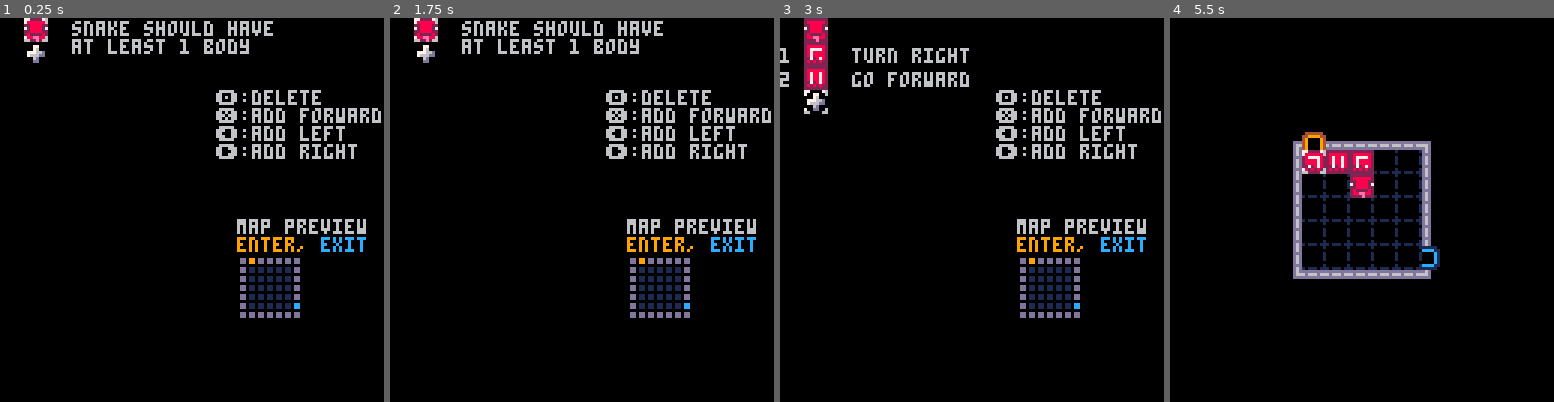
Above: before the commit, frames 1-4 (left to right).
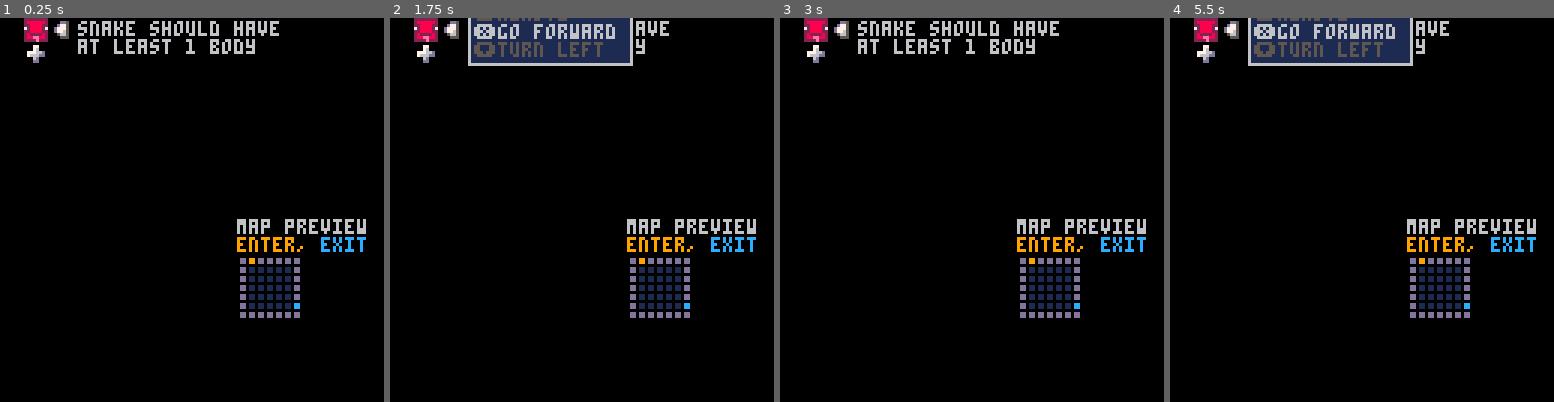
Above: after the commit, the same moments.

Repository: chj990707/wyrm
Game: PICO-8 cartridge wyrm.p8
Two runs of this game, one before a commit and one after it. Both use one fixed random seed, a clock stepped at 60 frames per second and the inputs below.
Inputs:
- Up to frame 1 (0.25 s): no input
- Up to frame 2 (1.75 s): tap X (X key) at 0.33, 1.07 s; tap O (Z key) at 0.7, 1.7 s; hold Right from 1.6 s (still down)
- Up to frame 3 (3 s): tap X (X key) at 1.85, 2.97 s; release Right at 2.1 s; tap O (Z key) at 2.1, 2.5, 2.9 s; hold Up 2.15-2.42 s; hold Right from 2.47 s (still down)
- Up to frame 4 (5.5 s): release Right at 3.03 s; hold Left 3.08-3.58 s; tap O (Z key) every 0.4 s from 3.3 to 5.3 s; hold Down 3.63-3.97 s; hold Right 4.02-4.68 s; tap X (X key) at 4.08, 5.2 s; hold Up 4.73-5.03 s; hold Left from 5.08 s (still down)

The runs differ from the first frame. In frame 1, 4.2% of the frame differs, in the area x 6-100%, y 0-37%; in frame 2, 8.0%; in frame 3, 6.4%; in frame 4, 15%, in the area x 6-96%, y 0-79%.

Commit message:
UI improved

Diff:
--- a/wyrm.p8
+++ b/wyrm.p8
@@ -57,7 +57,7 @@
 -->8
 function snake(x,y,dir)
 	local direction = {
-		{0,-1},
+		[0]={0,-1},
 		{-1,0},
 		{0,1},
 		{1,0}
@@ -68,7 +68,7 @@
 		body = {},
 		bodypos = {direction[dir]},
 		index = 1,
-		rotate = 1,
+		rotate = dir,
 		reset = function(self,x,y,dir)
 		 self.headx,self.heady,self.rotate,self.index=x-direction[dir][1],y-direction[dir][2],dir,1
 			self.bodypos={direction[dir],direction[dir]}
@@ -76,11 +76,11 @@
 		proceed = function(self)
 			if(self.index>#self.body) self.index = 1
 			self.body[self.index].execute(self)
-			self.rotate = (self.rotate-1)%4+1
+			self.rotate%=4
 			self.headx-=direction[self.rotate][1]
 			self.heady-=direction[self.rotate][2]
 			add(self.bodypos,direction[self.rotate],1)
-			while(#self.bodypos>#self.body+1) deli(self.bodypos,#self.bodypos)
+			while(#self.bodypos>#self.body+1) do deli(self.bodypos,#self.bodypos) end
 		end,
 		draw = function(self)
 			local bx,by=self.headx,self.heady
@@ -97,29 +97,63 @@
 end
 -->8
 function editor(snake)
+	local funcs={[0]={desc="remove"},nop(),left(),right()}
+	local subwindow = {
+		active=false,
+		body_i=1,
+		update = function(self)
+			self.active=true
+			self.body_i=1
+			yield()
+			while not btnp(❎) do
+				if btnp(⬆️) then
+					self.body_i-=1
+				elseif btnp(⬇️) then
+					self.body_i+=1
+				end
+				self.body_i%=#funcs+1
+				yield()
+			end
+			self.active=false
+		end
+	}
 	return{
 		index = 0,
 		update=function(self)
 			while true do
 				if btnp(🅾️) then
-					deli(snake.body,self.index)
+					if self.index == 0 and #snake.body>0 then
+						snake:reset(1,0,0)
+						scene = player(snake)
+						return
+					else
+						repeat
+							subwindow:update()
+							yield()
+						until not subwindow.active
+					end
+					if subwindow.body_i~=0 then
+						add(snake.body, funcs[subwindow.body_i],self.index)
+						self.index+=1
+					end
 				elseif btnp(❎) then
 					if self.index == 0 and #snake.body>0 then
-						snake:reset(1,0,1)
+						snake:reset(1,0,0)
 						scene = player(snake)
 						return
+					else
+						repeat
+							subwindow:update()
+							yield()
+						until not subwindow.active
 					end
-					add(snake.body,nop(),self.index)
-					self.index+=1
+					deli(snake.body, self.index)
+					if subwindow.body_i~=0 then
+						add(snake.body, funcs[subwindow.body_i],self.index)
+					end
 				elseif btnp(⬆️) then
 					self.index-=1
 				elseif btnp(⬇️) then
-					self.index+=1
-				elseif btnp(⬅️) then
-					add(snake.body,left(),self.index)
-					self.index+=1
-				elseif btnp(➡️) then
-					add(snake.body,right(),self.index)
 					self.index+=1
 				end
 				if 0>self.index then self.index=min(15,#snake.body+1)
@@ -134,18 +168,26 @@
 				spr(1,8,i*8)
 				print(i,0,i*8+2)
 				spr(snake.body[i].spr,8,i*8)
-				print(snake.body[i].desc,24,i*8+2)
+				print(snake.body[i].desc,26,i*8+2)
 			end
 			spr(6,8,#snake.body*8+8)
-			spr(2,8,self.index*8)
+			spr(7,16,self.index*8)
 			if self.index==0 then
 			 if #snake.body == 0 then
-			 	print("snake should have\nat least 1 body",24,1)
+			 	print("snake should have\nat least 1 body",26,1)
 			 else
-					print("press ❎ to start",24,1)
+					print("press ❎ to start",26,1)
 				end
-			end
-			print("🅾️:delete\n❎:add forward\n⬅️:add left\n➡️:add right",72,24)
+			else
+				print("🅾️:add, ❎:edit",26,1)
+			end
+			if subwindow.active then
+				rectfill(26,self.index*8-6,80,self.index*8+14,1)
+				rect(26,self.index*8-6,80,self.index*8+15,6)
+				print("⬆️"..funcs[(subwindow.body_i-1)%(#funcs+1)].desc,28,self.index*8-4,5)
+				print("❎"..funcs[subwindow.body_i].desc,28,self.index*8+2,6)
+				print("⬇️"..funcs[(subwindow.body_i+1)%(#funcs+1)].desc,28,self.index*8+8,5)
+			end
 			rectfill(79,79,100,100,0)
 			for i=0,6 do
 			 for j=0,6 do
@@ -209,14 +251,14 @@
 	}
 end
 __gfx__
-22222222222222227700007600000000000000000000000000000000000000000000000000000000000000000000000000000000000000000000000000000000
-28888882288888827000000600000000000000000000000000077000000000000000000000000000000000000000000000000000000000000000000000000000
-22888822288888820000000000700700007777000077770000076000000000000000000000000000000000000000000000000000000000000000000000000000
-728888272888888200000000007007000000070000700000077766d0000000000000000000000000000000000000000000000000000000000000000000000000
-22888822288888820000000000700700000007000070000007666dd0000000000000000000000000000000000000000000000000000000000000000000000000
-2822228222828282000000000070070000700700007007000006d000000000000000000000000000000000000000000000000000000000000000000000000000
-288ee8822828282270000006000000000000000000000000000dd000000000000000000000000000000000000000000000000000000000000000000000000000
-2222e222222222226600006600000000000000000000000000000000000000000000000000000000000000000000000000000000000000000000000000000000
+22222222222222227777777600000000000000000000000000000000000000000000000000000000000000000000000000000000000000000000000000000000
+288888822888888270000006000000000000000000000000000770000000dd500000000000000000000000000000000000000000000000000000000000000000
+22888822288888827000000600700700007777000077770000076000000d77500000000000000000000000000000000000000000000000000000000000000000
+728888272888888270000006007007000000070000700000077766d000d777500000000000000000000000000000000000000000000000000000000000000000
+22888822288888827000000600700700000007000070000007666dd000d776500000000000000000000000000000000000000000000000000000000000000000
+2822228222828282700000060070070000700700007007000006d000000566500000000000000000000000000000000000000000000000000000000000000000
+288ee8822828282270000006000000000000000000000000000dd000000055500000000000000000000000000000000000000000000000000000000000000000
+2222e222222222226666666600000000000000000000000000000000000000000000000000000000000000000000000000000000000000000000000000000000
 22222200ddddddddcccccccc22222222220000000000000000000000000000000000000000000000000000000000000000000000000000000000000000000000
 28888200d7777665c770000d28888888820000000000000000000000000000000000000000000000000000000000000000000000000000000000000000000000
 28888222d7676665c700000d28888822220000000000000000000000000000000000000000000000000000000000000000000000000000000000000000000000
Not shown, changed: the thumbnail (__label__) section of wyrm.p8
Not shown, changed: index.html
Not shown, changed: wyrm.js
